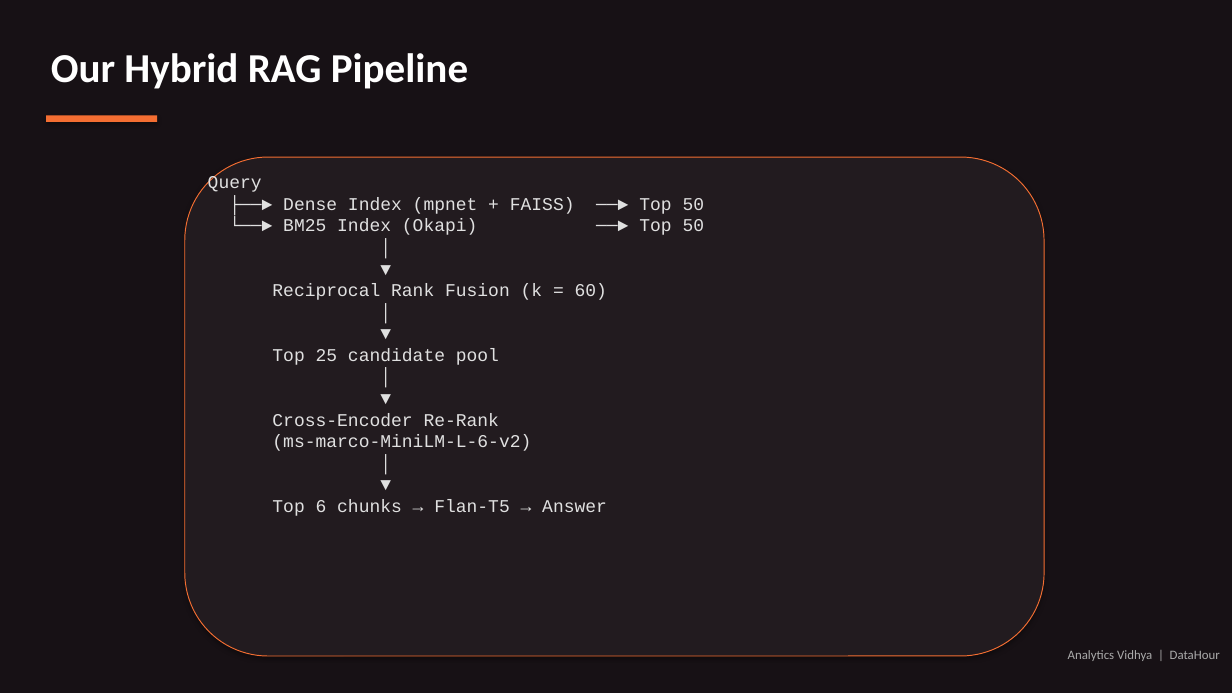
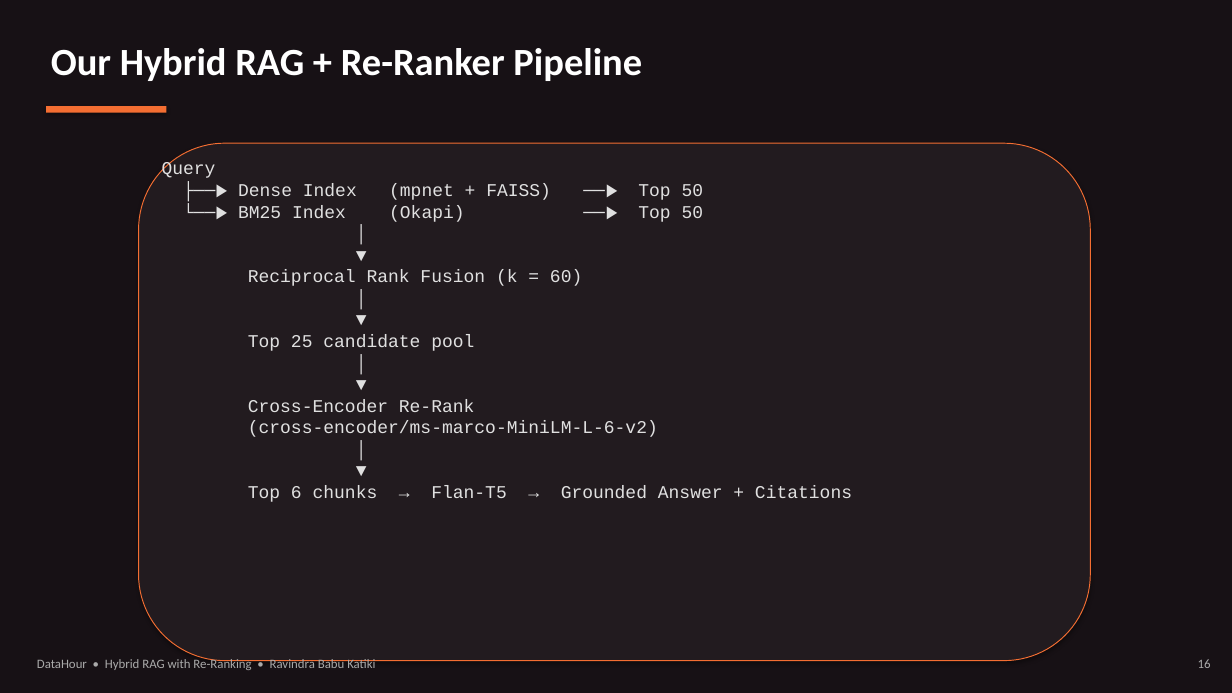
Before and after one commit to sunrise197605/Datahour_HybridRAG, a slide deck: slide 16 of DataHour_HybridRAG.pptx (slide 10 before the commit). Drawn at 1232x693 pixels with LibreOffice and Linux fonts; fonts in the diff are those of the drawing. Boxes give left, top, right and bottom in pixels: in the first picture for what was removed or moved away, otherwise in the second. Text is boxed around its words. In the diff, an @@ line names an element or a change of style, - is before the commit and + after.

Commit message:
Add class docstrings, self-contained demo notebook, and updated deck
Narrative 100-word docstrings on critical classes (HybridRAG,
DenseIndex, BM25Index, CrossEncoderReranker, LLMGenerator,
MistralChat) and key functions (reciprocal_rank_fusion,
build_prompt, CSFS/MRR/HitRate metrics). Ship a self-contained
Plan B notebook with both clean and pre-executed variants, and
the revised DataHour deck with Analytics Vidhya title art and
Vriksha logo.

```diff
--- a/DataHour_HybridRAG.pptx
+++ b/DataHour_HybridRAG.pptx
@@ text at [51, 48, 642, 81]: text changed; size 32 to 30 pt @@
-Our Hybrid RAG Pipeline
+Our Hybrid RAG + Re-Ranker Pipeline
@@ rectangle: place and size @@
-rectangle at [46, 116, 157, 122]
+rectangle at [46, 106, 166, 113]
@@ rounded rectangle: place and size @@
-rounded rectangle at [185, 157, 1044, 656]
+rounded rectangle at [139, 143, 1091, 661]
@@ text "Query": place and size @@
-text "Query" at [208, 176, 705, 516]
+text "Query" at [162, 162, 852, 502]
@@ text at [238, 184, 704, 222]: text changed @@
-├──► Dense Index (mpnet + FAISS) ──► Top 50
-└──► BM25 Index (Okapi) ──► Top 50
+├──▶ Dense Index (mpnet + FAISS) ──▶ Top 50
+└──▶ BM25 Index (Okapi) ──▶ Top 50
@@ text at [248, 421, 658, 437]: text changed @@
-(ms-marco-MiniLM-L-6-v2)
+(cross-encoder/ms-marco-MiniLM-L-6-v2)
@@ text at [248, 486, 852, 502]: text changed @@
-Top 6 chunks → Flan-T5 → Answer
+Top 6 chunks → Flan-T5 → Grounded Answer + Citations
@@ text at [37, 658, 375, 670]: text changed @@
-Analytics Vidhya | DataHour
+DataHour • Hybrid RAG with Re-Ranking • Ravindra Babu Katiki
@@ text added at [1198, 659, 1211, 668], 10 pt, text #AAAAAA @@
+16
```
Also in this commit, not shown: 14 other slides changed, 16 slides added, 6 slides removed, 14 other files.
